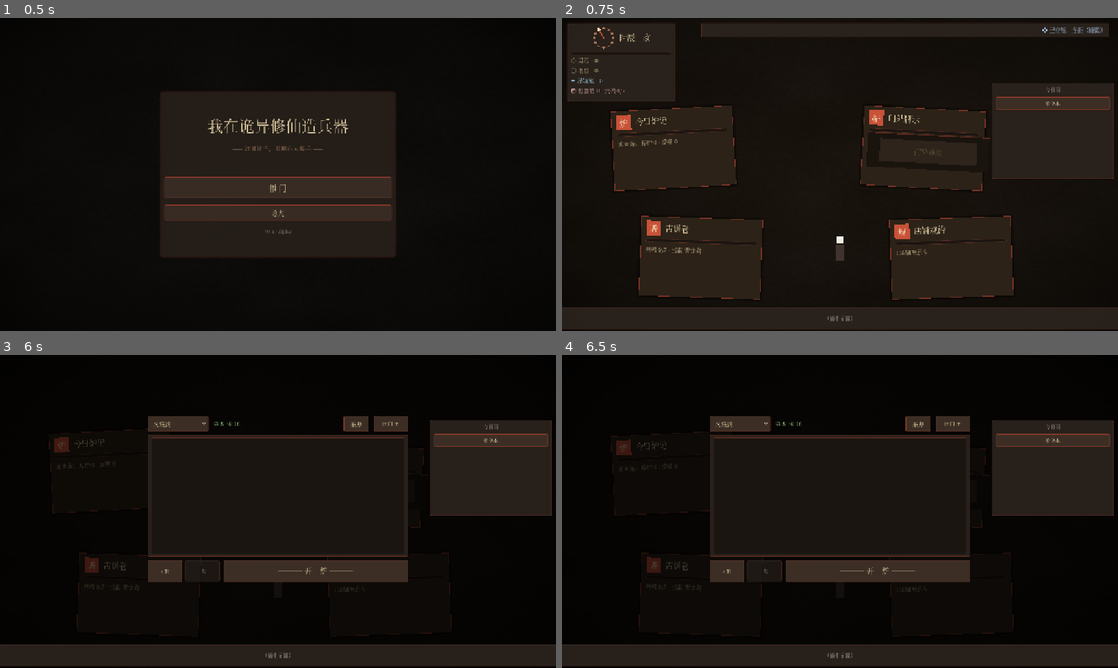
Above: before the commit, frames 1-4 (two rows, left to right).
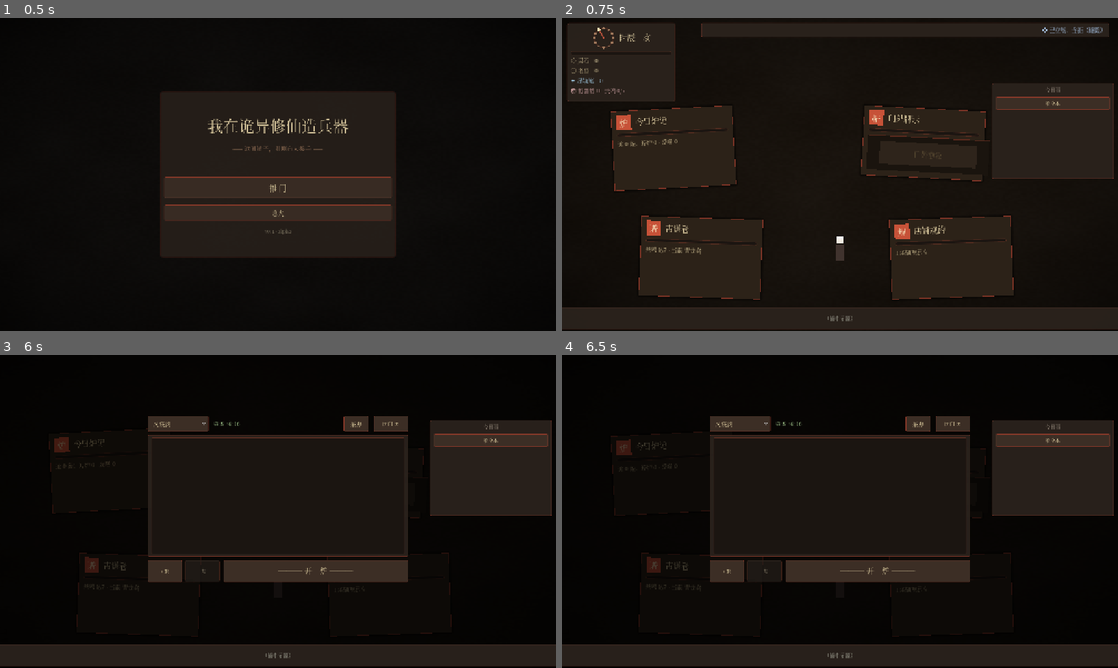
Above: after the commit, the same moments.

Repository: guliqianxun/XiuXianLegend
Game: Godot game, scene res://scenes/main_menu.tscn
Two runs of this game, one before a commit and one after it. Both use one fixed random seed, a clock stepped at 60 frames per second and the inputs below.
Inputs (mouse positions are in pixels of both pictures, inside the frame that each line leads up to):
- Up to frame 1 (0.5 s): no input
- Up to frame 2 (0.75 s): click "推门" at 0.5 s
- Up to frame 3 (6 s): click "看全本" at 1.25 s; click "合上" at 2 s; click "看全本" at 2.75 s; click "合上" at 3.5 s; click "看全本" at 4.25 s; click "合上" at 5 s; tap Enter at 5.75, 5.85 s; move the mouse to (111, 480) at 5.77 s; click (111, 480) at 5.92 s
- Up to frame 4 (6.5 s): tap Space at 6.02 s

Frame 1 is identical in both runs. In frame 2, 0.3% of the frame differs, in the area x 53-77%, y 36-56%; in frame 3, less than 0.1%; in frame 4, less than 0.1%.

Commit message:
fix(ui): 门外牌示嵌入 Counter 卡 + ForgeLogFlow Label cap 防长玩泄漏
Issue 1（门外消息不显示）:
shop.tscn 把 DoorVisual 作为 ScrollCardCounter 子节点，但 ScrollCard 内部 PanelContainer
盖在它上面 + default _status_label "—— 暂无 ——" 还在显示，结果 DoorVisual 被遮住。
修复：shop_screen._ready 中 reparent DoorVisual 进 _card_counter 的 StatusArea
（mount_status_widget 自动隐藏 status_label）+ PRESET_FULL_RECT 撑满。

Issue 2（运行久了卡）—— 找到 1 处真泄漏：
ForgeLogFlow._on_log_added 只 append Label 不 prune。EventLog.entries cap=50 是
源数据上限，但 ForgeLogFlow 自己的 VBox 没有上限。开炉 1000 把 → 1000+ Label 累积，
每帧重排版越来越卡。修复：MAX_LABELS=60，超出 cap 时 queue_free 最早的 Label。

其他常见泄漏点已审计，未发现累积：
- InventoryStrip cap 8 ✓
- EventLogPanel 全量 rebuild 每次 6 条 ✓
- DoorVisual / ScrollCard tween 每次 _kill_active_tween ✓
- material_shop_dialog 关闭时 queue_free ✓
- codex._rebuild_star_field 清旧 children ✓

Co-Authored-By: Claude Opus 4.7 (1M context) <noreply@anthropic.com>

Diff:
--- a/godot/scripts/ui/forge_log_flow.gd
+++ b/godot/scripts/ui/forge_log_flow.gd
@@ -4,6 +4,7 @@
 ## ScrollContainer + VBox，自动滚到底；用户主动滚则暂停 auto-scroll。
 
 const KIND_PREFIX: String = "forge_"
+const MAX_LABELS: int = 60   ## 与 EventLog.MAX_ENTRIES (50) 略大，防 Label 累积成性能瓶颈
 
 @onready var _scroll: ScrollContainer = $Frame/Scroll
 @onready var _list: VBoxContainer = $Frame/Scroll/List
@@ -32,6 +33,9 @@
 func _on_log_added(entry: Dictionary) -> void:
 	if not _is_forge_entry(entry): return
 	_append_label(entry)
+	# 超出 cap 时丢弃最早的 Label（防长玩累积）
+	while _list.get_child_count() > MAX_LABELS:
+		_list.get_child(0).queue_free()
 	if not _user_scrolled_up:
 		_scroll_to_bottom_deferred()
 
--- a/godot/scripts/ui/shop_screen.gd
+++ b/godot/scripts/ui/shop_screen.gd
@@ -62,6 +62,12 @@
 	# 全屏 modal 弹出时隐藏 HUD（避免与 modal 角部按钮重叠）
 	for modal in [_forge_screen, _codex_screen, _diary_screen, _rules_screen]:
 		modal.visibility_changed.connect(_refresh_hud_visibility)
+	# 把 DoorVisual 移入 Counter 卡的 StatusArea 并隐藏默认 status 文字
+	if _door_visual.get_parent() != null:
+		_door_visual.get_parent().remove_child(_door_visual)
+	_door_visual.position = Vector2.ZERO
+	_door_visual.set_anchors_and_offsets_preset(Control.PRESET_FULL_RECT)
+	_card_counter.mount_status_widget(_door_visual)
 	# 启动后立即载档
 	SaveSystem.load_or_init()
 	# 给玩家点初始材料用于试炉（仅在 inventory 为空时）
